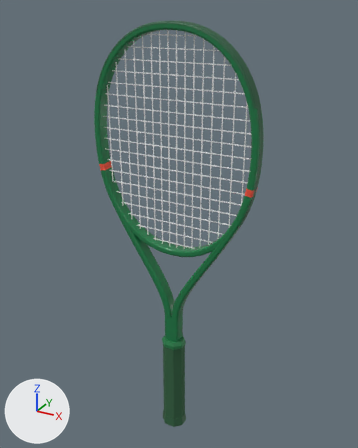
A saved change to the glTF model assets/realistic/wilson-blade-pro-98-16x19-v10-2026.glb.
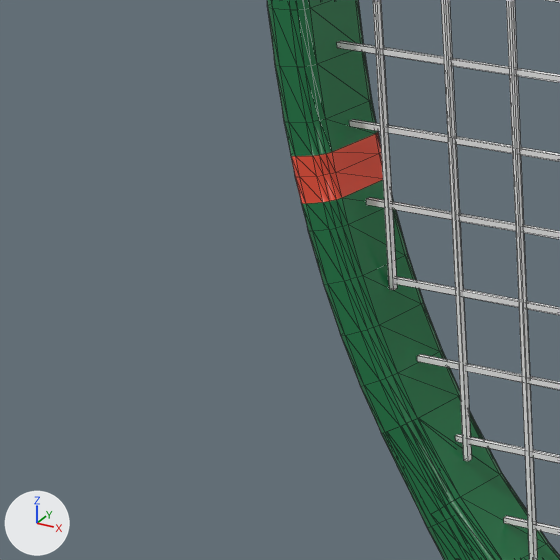
The first picture shows the older version from a 50 mm camera at (0.345, -0.609, 0.704) aimed at (-0.002, 0.021, 0.388). The close-ups show the older and then the newer version on the part from 17% to 38% of the width and 32% to 49% of the height of that picture. Only the edits that show in the close-ups are written down. The lights are fixed; the arrows at lower left show +X, +Y and +Z. The close-ups show mesh edges as thin lines. Where no turn or scale is listed for an object, it has been applied to the vertices. Vertices at exactly the same position are counted once.

Objects in the first close-up: 'frame', 'strings_crosses', 'strings_mains'.
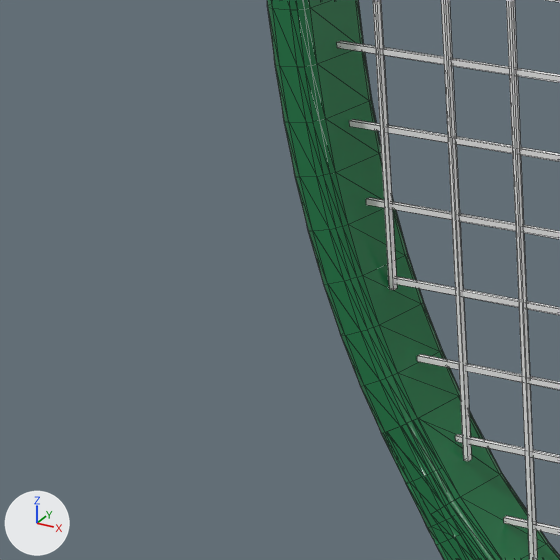
Edits to the bpy script that builds the scene:
```text
Change me_frame:
    where me_frame.from_pydata(...)  # 1680 vertices, 3296 faces; spans x -0.133..0.133, y -0.011..0.011, z -0.254..0.254
    used by ob_frame; location = (0.0, 0.0, 0.4319)
    me_frame part 1: 144 of 1680 vertices moved; they spanned x -0.129..-0.089, y -0.011..0.011, z -0.036..0.046 and now span x -0.128..-0.087, y -0.011..0.011, z -0.039..0.042; mean shift (0.006, 0.0, -0.016); largest move (-0.126, -0.008, 0.028) -> (-0.119, -0.008, 0.005)
    me_frame part 2: 128 faces centred in x -0.129..0.129, y -0.011..0.011, z 0.036..0.045 are repainted in the vertex colours; the middle colour goes from red #f0533b to dark green #1c7a47
```

Location of each change, [x1, y1, x2, y2] in pixels of the close-ups (560 x 560 px; the box of a moved part takes in the faces that stretch with it):
'frame', reshaped, recoloured: [267, 0, 560, 560] in both
part 1 of me_frame, moved or reshaped: [287, 119, 472, 560] in both
part 2 of me_frame, recoloured (red to dark green): before [291, 132, 383, 204]; after [295, 153, 383, 210]
